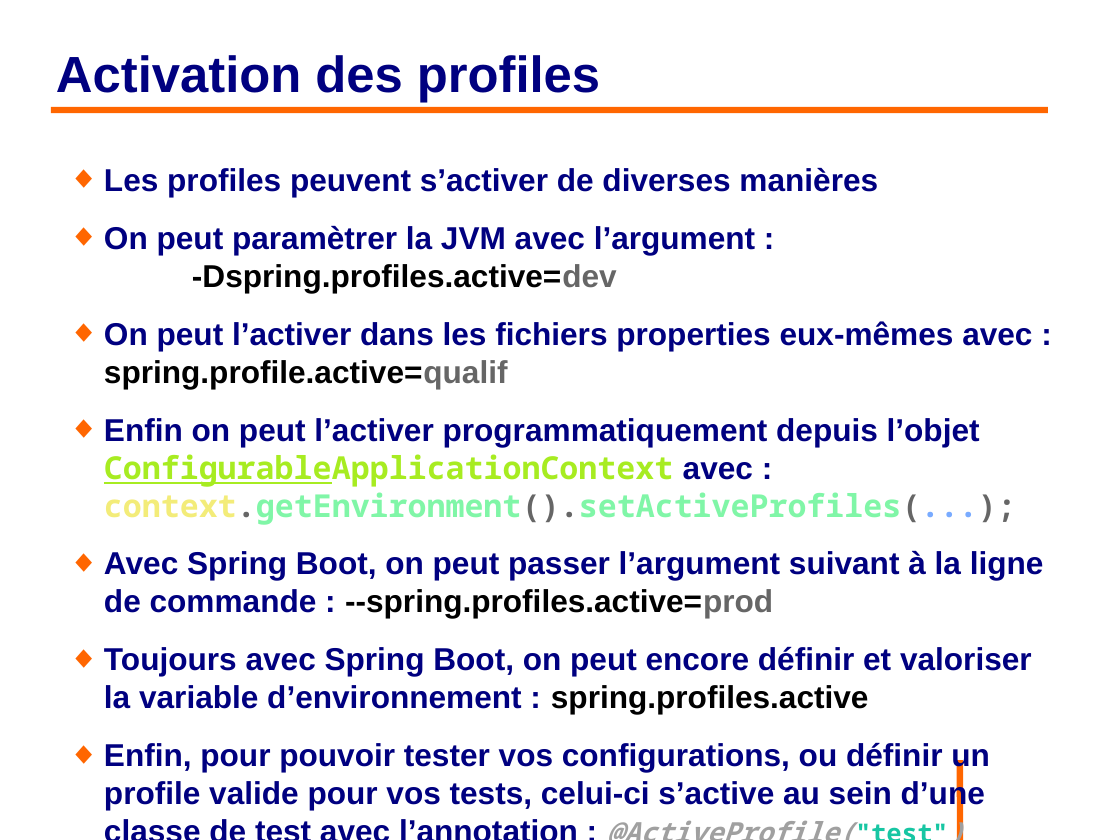
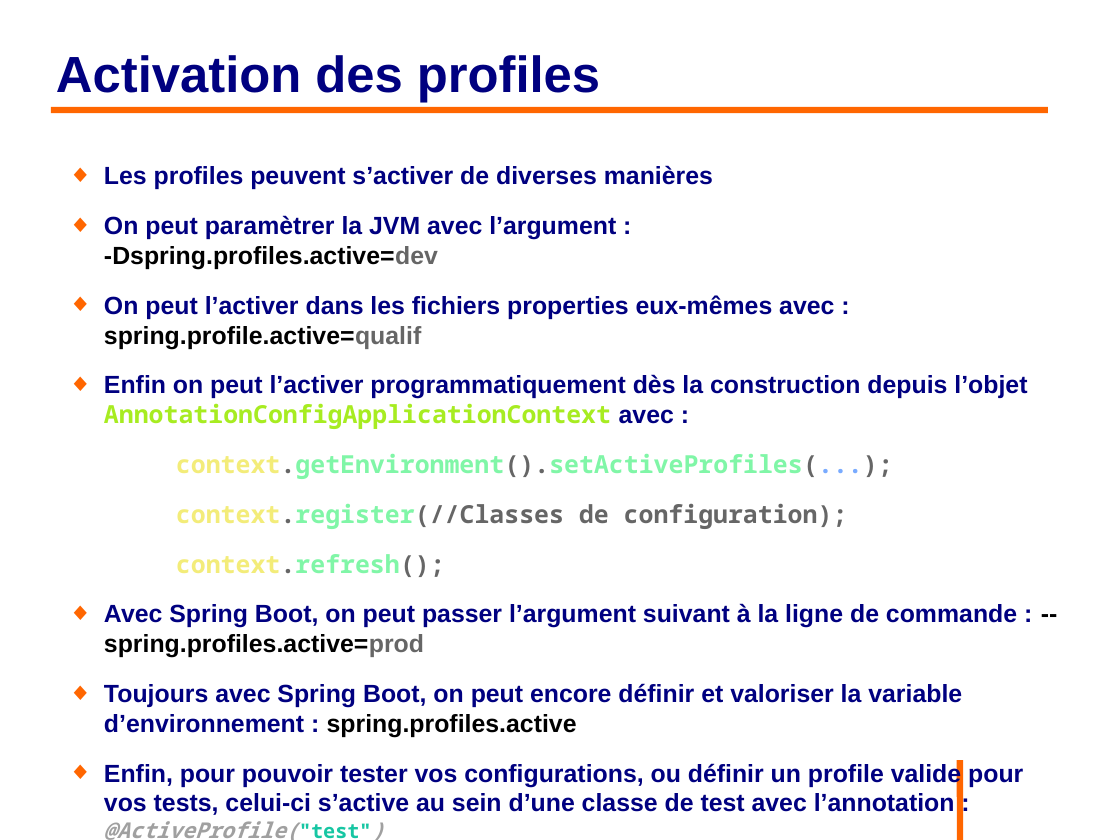
Before and after one commit to philphils/formation-spring, a slide deck: slide 15 of Documentation/diapo_formation_spring_property.odp. Drawn at 1120x840 pixels with LibreOffice and Linux fonts; fonts in the diff are those of the drawing; background and template pictures are left out. Boxes give left, top, right and bottom in pixels: in the first picture for what was removed or moved away, otherwise in the second. Text is boxed around its words. In the diff, an @@ line names an element or a change of style, - is before the commit and + after.

Commit message:
Derniere modif activation

```diff
--- a/Documentation/diapo_formation_spring_property.odp
+++ b/Documentation/diapo_formation_spring_property.odp
@@ text at (x1=104, y1=165, x2=1023, y2=840): size 22.4 to 17.6 pt in "Les profiles peuvent s’activer de diverses manières", "On peut paramètrer la JVM avec l’argument ...", "On peut l’activer dans les fichiers properties ...", "Avec Spring Boot, on peut passer l’argument ..." and 2 more places; size 19.6 to 15.4 pt, size 18.2 to 14.3 pt in "@ActiveProfile("test")" @@
@@ text at (x1=104, y1=374, x2=1027, y2=577): text changed; size 22.4 to 17.6 pt @@
-◆ Enfin on peut l’activer programmatiquement depuis l’objet ConfigurableApplicationContext avec : context.getEnvironment().setActiveProfiles(...);
+◆ Enfin on peut l’activer programmatiquement dès la construction depuis l’objet AnnotationConfigApplicationContext avec :
+context.getEnvironment().setActiveProfiles(...);
+context.register(//Classes de configuration);
+context.refresh();
```
